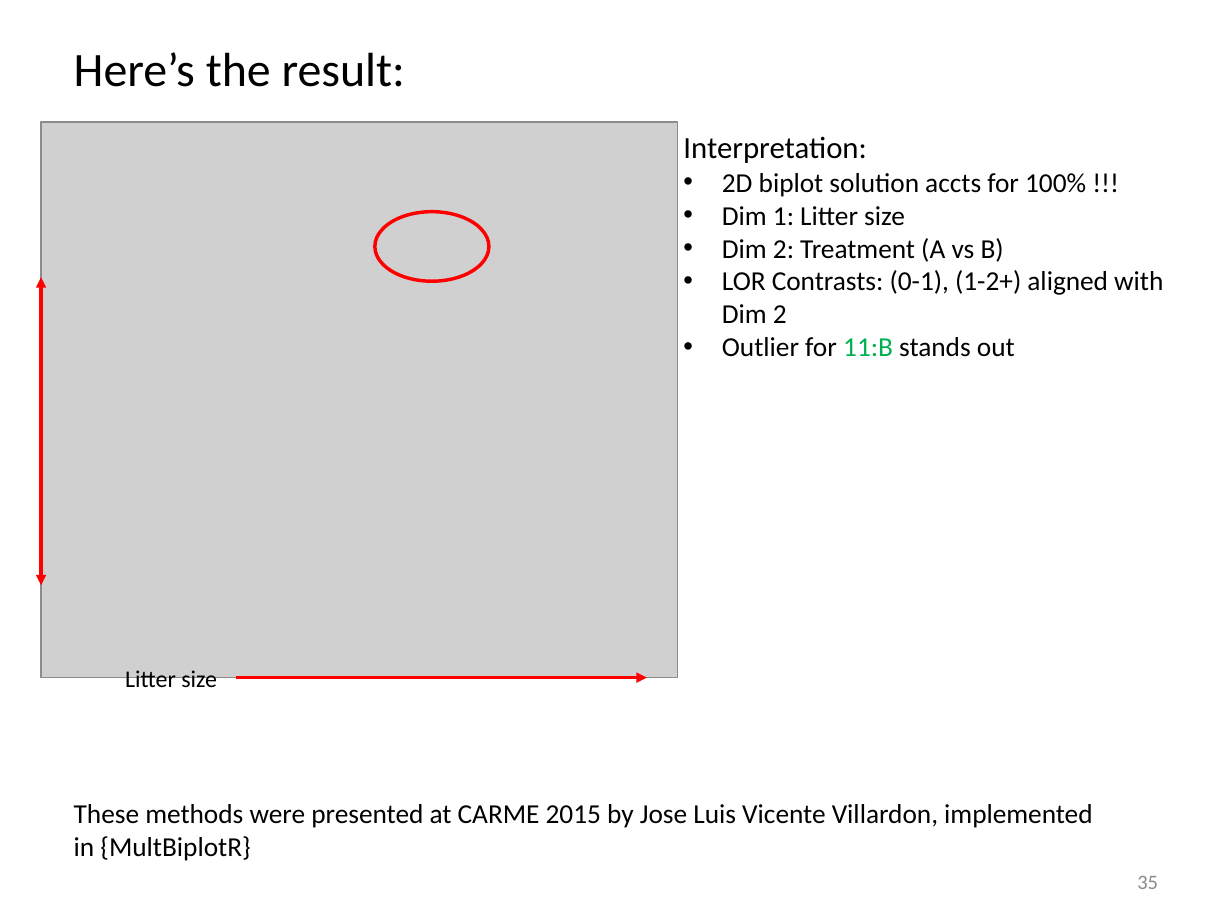
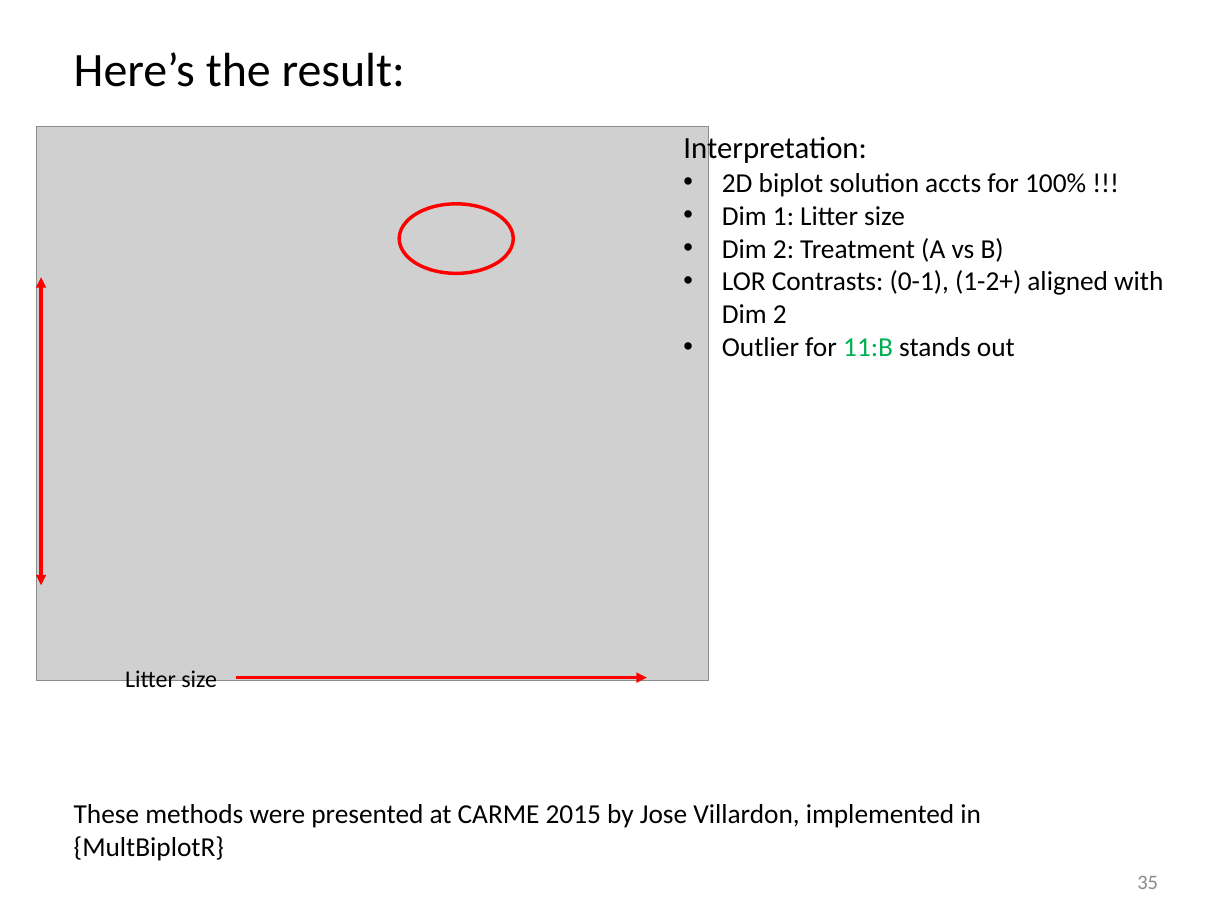
Before and after one commit to friendly/psy6136, a slide deck: slide 35 of lectures/10-Log-Odds.pptx. Drawn at 1232x924 pixels with LibreOffice and Linux fonts; fonts in the diff are those of the drawing; grey boxes stand for pictures. Boxes give left, top, right and bottom in pixels: in the first picture for what was removed or moved away, otherwise in the second. Text is boxed around its words. In the diff, an @@ line names an element or a change of style, - is before the commit and + after.

Commit message:
Lecture 10 / add mice example / fix class photo

```diff
--- a/lectures/10-Log-Odds.pptx
+++ b/lectures/10-Log-Odds.pptx
@@ picture: place and size @@
-picture at <box>41,122,678,678</box>
+picture at <box>37,127,710,681</box>
@@ ellipse: place and size @@
-ellipse at <box>375,212,489,281</box>
+ellipse at <box>399,203,514,272</box>
@@ text at <box>74,804,981,861</box>: text changed @@
-These methods were presented at CARME 2015 by Jose Luis Vicente Villardon, implemented in {MultBiplotR}
+These methods were presented at CARME 2015 by Jose Villardon, implemented in {MultBiplotR}
```
Also in this commit, not shown: 16 other slides changed, 15 other files.
